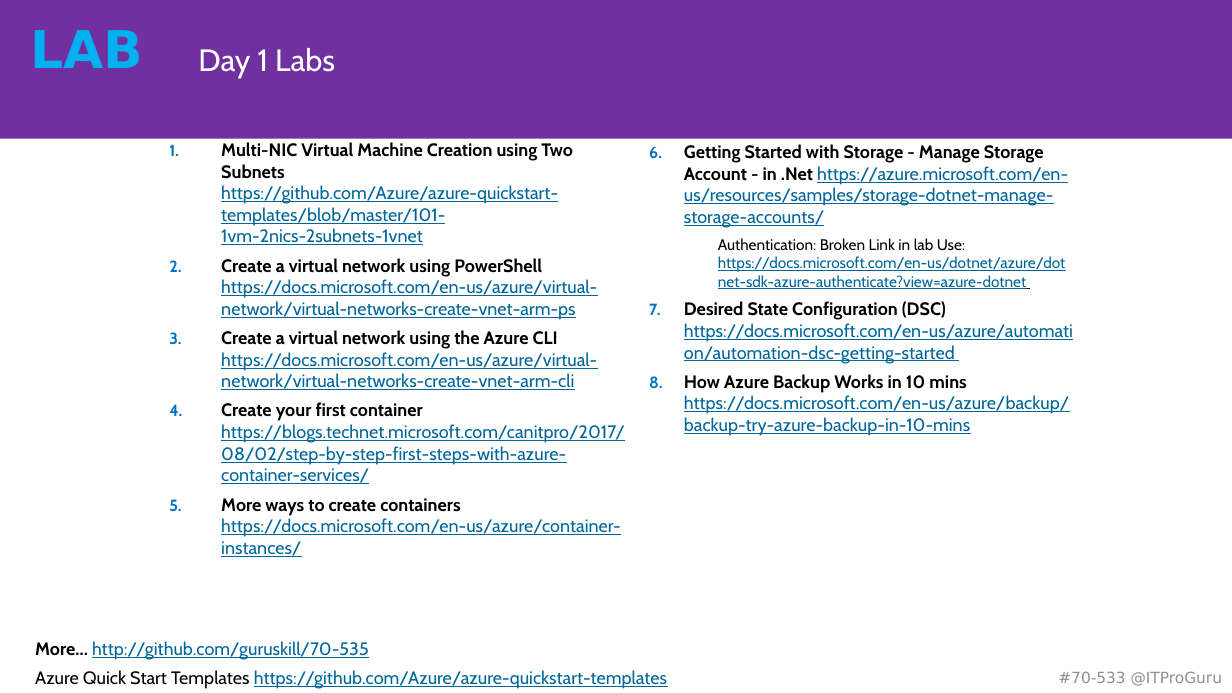
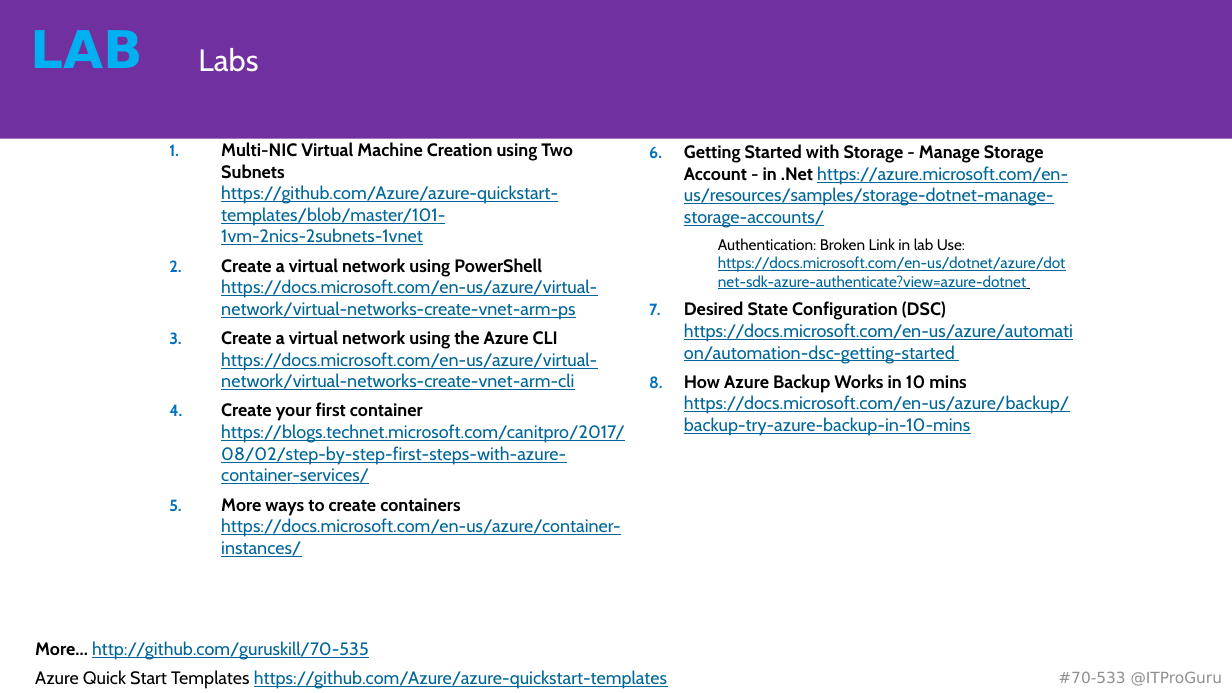
Before and after one commit to guruskill/70-535, a slide deck: slide 21 of Labs/70-535-00-Labs.pptx (slide 20 before the commit). Drawn at 1232x693 pixels with LibreOffice and Linux fonts; fonts in the diff are those of the drawing. Boxes give left, top, right and bottom in pixels: in the first picture for what was removed or moved away, otherwise in the second. Text is boxed around its words. In the diff, an @@ line names an element or a change of style, - is before the commit and + after.

Commit message:
Add Labs

```diff
--- a/Labs/70-535-00-Labs.pptx
+++ b/Labs/70-535-00-Labs.pptx
@@ title at bbox=[198, 48, 258, 72]: text changed @@
-Day 1 Labs
+Labs
```
Also in this commit, not shown: 9 other slides changed, 5 slides added, 3 slides removed.
